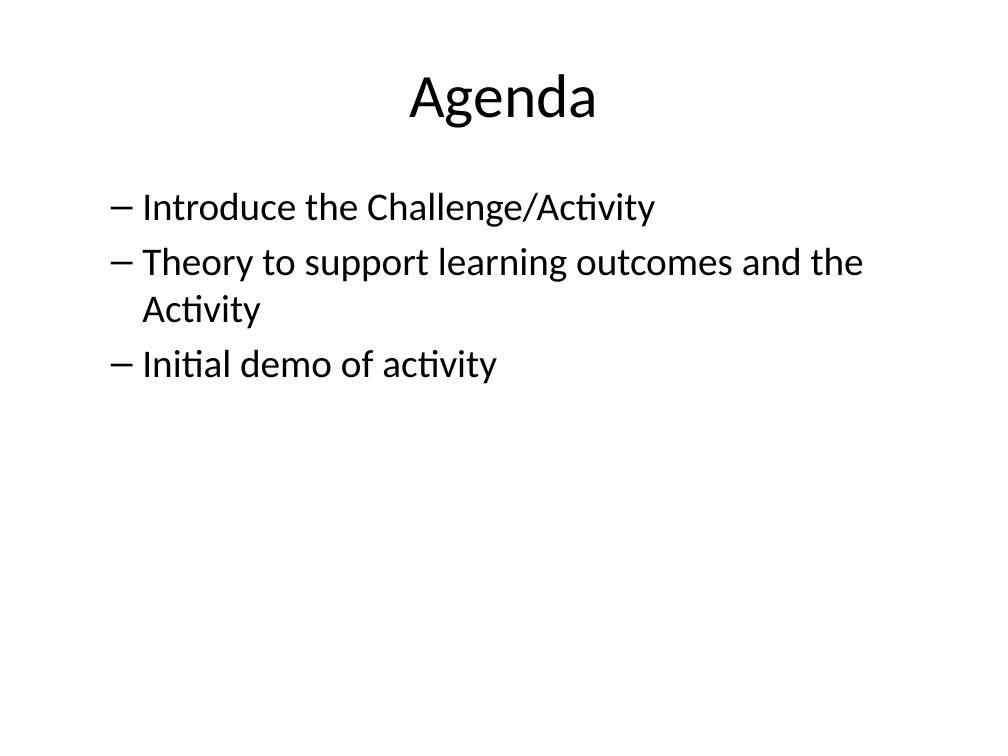
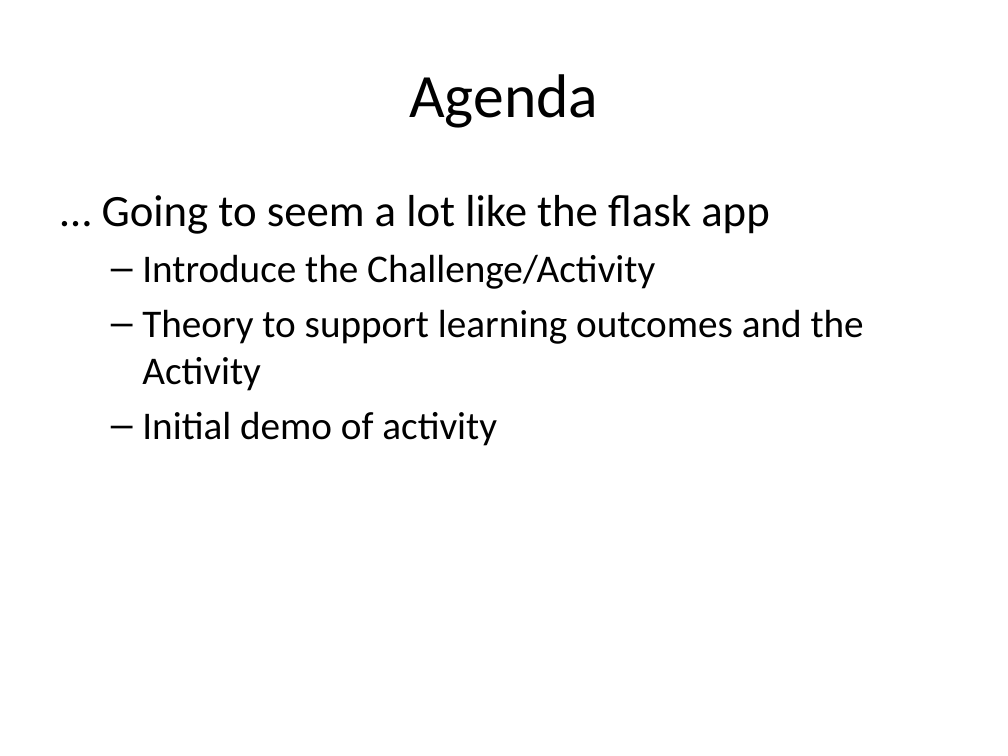
Before and after one commit to rhildred/INFO8985, a slide deck: slide 2 of microservice_instrumenting/slides.pptx. Drawn at 1008x756 pixels with LibreOffice and Linux fonts; fonts in the diff are those of the drawing. Boxes give left, top, right and bottom in pixels: in the first picture for what was removed or moved away, otherwise in the second. Text is boxed around its words. In the diff, an @@ line names an element or a change of style, - is before the commit and + after.

```diff
--- a/microservice_instrumenting/slides.pptx
+++ b/microservice_instrumenting/slides.pptx
@@ text at [102, 195, 770, 234]: paragraph added @@
+… Going to seem a lot like the flask app
```
Also in this commit, not shown: 6 slides added, 13 other files.
